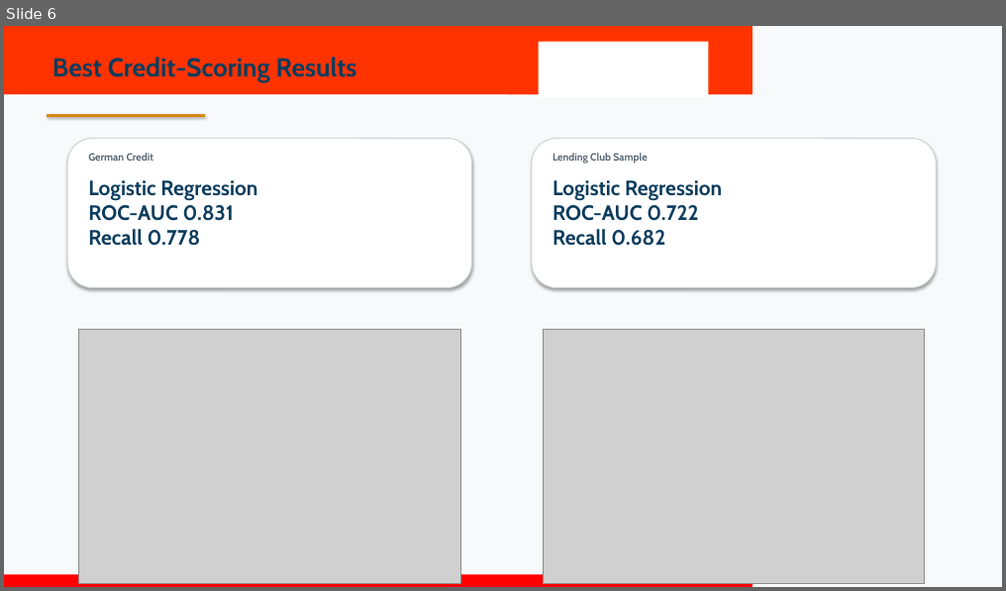
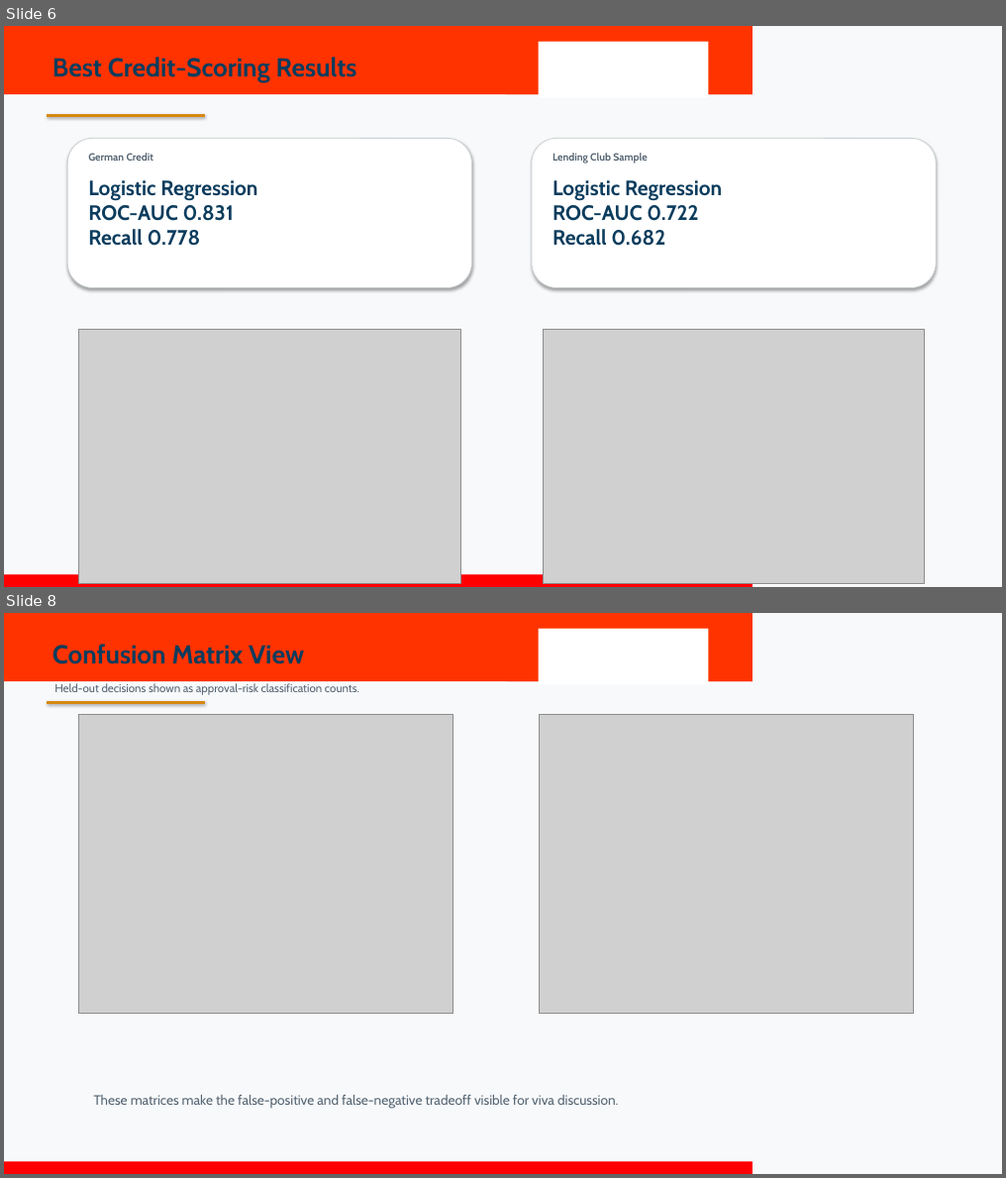
Before and after one commit to omsenpaiii/CreditScoringModel, a slide deck: Report and PPT/Final_COOP2_External_Presentation.pptx. Shown one above the other, each under a label of ours: slide 6 before the commit, slides 6 and 8 after it; the slides between them are not shown. The pictures are 1006x591 and 1006x1178 pixels, drawn with LibreOffice and Linux fonts; fonts in the diff are those of the drawing; grey boxes stand for pictures; background and template pictures are left out. Boxes give left, top, right and bottom in pixels: in the first picture for what was removed or moved away, otherwise in the second. Text is boxed around its words. In the diff, an @@ line names an element or a change of style, - is before the commit and + after.

Commit message:
Improve final report and presentation figures

```diff
--- a/Report and PPT/Final_COOP2_External_Presentation.pptx
+++ b/Report and PPT/Final_COOP2_External_Presentation.pptx
@@ slide 8 added at [4,613,1002,1174], background #F7F9FB; not listed: 4 template elements that a slide beside it also shows @@
@@ text added at [53,644,304,664], 25 pt, text #0B3C5D, bold @@
+Confusion Matrix View
@@ rectangle added at [48,701,205,703], fill #D68910, outline #D68910 0.75 pt @@
@@ text added at [54,683,359,695], 11 pt, text #566573 @@
+Held-out decisions shown as approval-risk classification counts.
@@ picture added at [79,714,453,1014] @@
@@ picture added at [540,714,914,1014] @@
@@ text added at [94,1095,618,1109], 13 pt, text #566573 @@
+These matrices make the false-positive and false-negative tradeoff visible for viva discussion.
```
Also in this commit, not shown: 3 slides changed, 1 other slide added, 4 other files.
